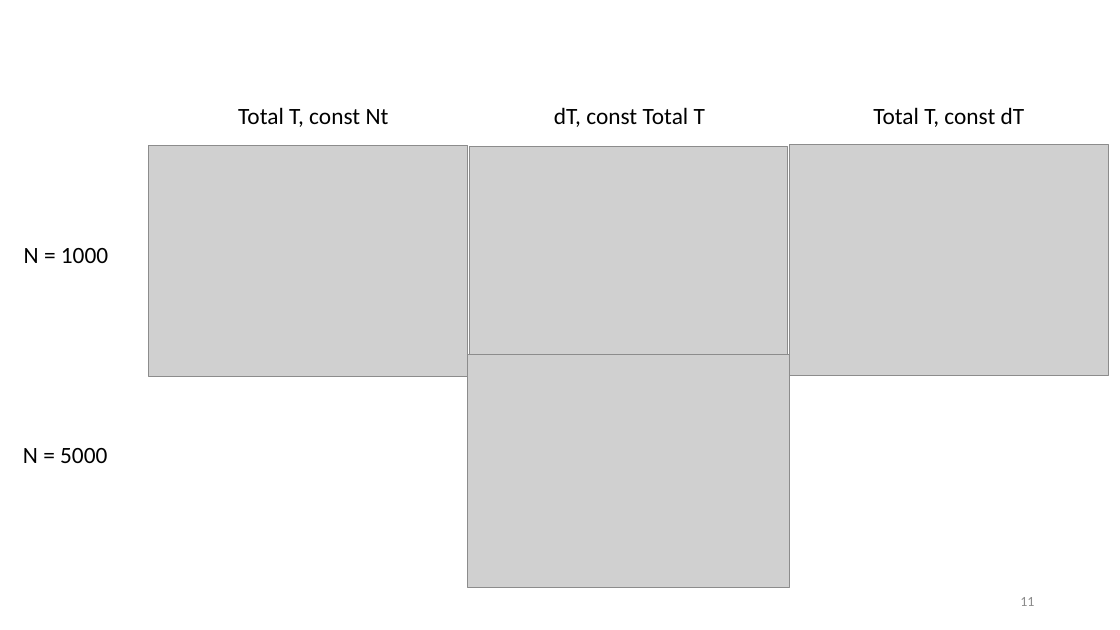
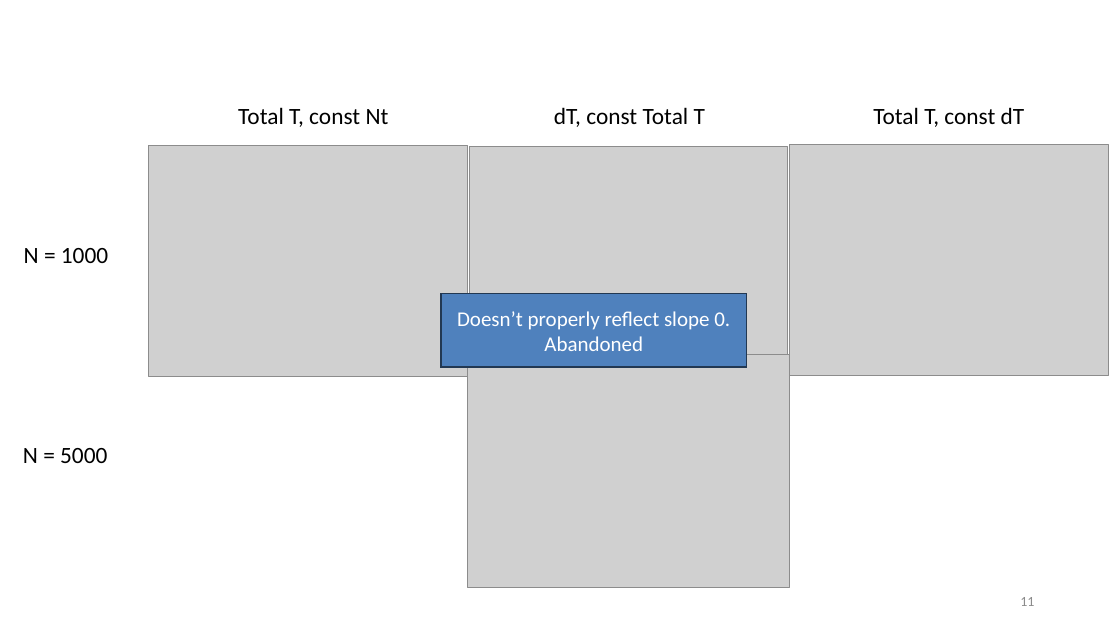
Before and after one commit to tyokokur/presentations, a slide deck: slide 11 of NAF.pptx. Drawn at 1120x630 pixels with LibreOffice and Linux fonts; fonts in the diff are those of the drawing; grey boxes stand for pictures; background and template pictures are left out. Boxes give left, top, right and bottom in pixels: in the first picture for what was removed or moved away, otherwise in the second. Text is boxed around its words. In the diff, an @@ line names an element or a change of style, - is before the commit and + after.

```diff
--- a/NAF.pptx
+++ b/NAF.pptx
@@ rectangle added at [441,293,747,367], fill #4F81BD, outline #233953 1 pt, 18 pt, text #FFFFFF @@
+Doesn’t properly reflect slope 0. Abandoned
```
Also in this commit, not shown: 1 other slide changed, 1 slide added.
